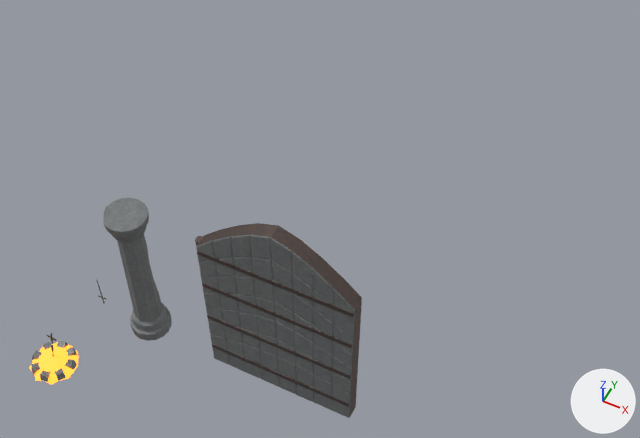
An edit to the Blender file Cave Souls/Assets/_Project/Art/BlenderSource/CaveSouls_DarkFantasy_Assets.blend, drawn before and after from the same camera.
Both versions are drawn from a 50 mm lens placed at (8.9, -10.6, 20.1), pointed at (1.6, 4.0, 1.9). Lighting does not change. The marker at lower right points along +X, +Y and +Z. The older version comes first. Mesh edges are drawn as thin lines on the coarser meshes.

Objects in the first picture: 'DOOR_BossMonumentalGate_LOD0', 'ENV_GothicRuinedPillar_LOD0', 'PROP_CoiledSwordBonfire_LOD0'.
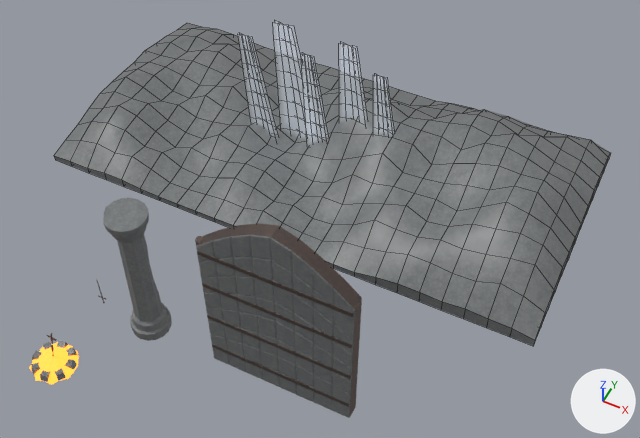
Where the change shows, as pixel boxes [x1, y1, x2, y2] in the pictures (640 x 438 px):
```json
{"object": "ENV_MainMenuCavernDiorama_LOD0", "change": "added", "after": [54, 23, 611, 346]}
{"object": "VFX_CavernGodRaysMesh_LOD0", "change": "added", "after": [238, 20, 395, 146]}
```

Edits to the scene script, one JSON object a line:
```json
{"op": "add", "block": "mat_mat_souls_caverngodrays", "code": ["mat_mat_souls_caverngodrays = principled_material('MAT_Souls_CavernGodRays')", "mat_mat_souls_caverngodrays.base_color = (0.72, 0.78, 0.88)  # white #dde5f1", "mat_mat_souls_caverngodrays.roughness = 1.0", "mat_mat_souls_caverngodrays.alpha = 0.14", "mat_mat_souls_caverngodrays.emission_color = (0.65, 0.72, 0.82)  # pale blue #d3ddea", "mat_mat_souls_caverngodrays.emission_strength = 0.85"]}
{"op": "add", "block": "me_vfx_caverngodraysmesh_lod0_mesh_001", "code": ["me_vfx_caverngodraysmesh_lod0_mesh_001 = bpy.data.meshes.new('VFX_CavernGodRaysMesh_LOD0_Mesh.001')", "me_vfx_caverngodraysmesh_lod0_mesh_001.from_pydata(...)  # 450 vertices, 320 faces; spans x -2.97..2.34, y -0.4..0.52, z 0.0..4.6", "me_vfx_caverngodraysmesh_lod0_mesh_001.polygons.foreach_set('use_smooth', [True] * 320)", "me_vfx_caverngodraysmesh_lod0_mesh_001.materials.append(mat_mat_souls_caverngodrays)  # white #dde5f1, glowing pale blue #d3ddea"]}
{"op": "add", "block": "me_env_mainmenucaverndiorama_lod0_mesh", "code": ["me_env_mainmenucaverndiorama_lod0_mesh = bpy.data.meshes.new('ENV_MainMenuCavernDiorama_LOD0_Mesh')", "me_env_mainmenucaverndiorama_lod0_mesh.from_pydata(...)  # 650 vertices, 648 faces; spans x -8.0..8.0, y -4.0..4.0, z 0.0..2.3", "me_env_mainmenucaverndiorama_lod0_mesh.polygons.foreach_set('use_smooth', [True] * 648)", "me_env_mainmenucaverndiorama_lod0_mesh.materials.append(mat_mat_souls_wetgothicstone)"]}
{"op": "add", "block": "ob_vfx_caverngodraysmesh_lod0", "code": ["ob_vfx_caverngodraysmesh_lod0 = bpy.data.objects.new('VFX_CavernGodRaysMesh_LOD0', me_vfx_caverngodraysmesh_lod0_mesh_001)", "ob_vfx_caverngodraysmesh_lod0.location = (0.0, 8.0, 0.0)"]}
{"op": "add", "block": "ob_env_mainmenucaverndiorama_lod0", "code": ["ob_env_mainmenucaverndiorama_lod0 = bpy.data.objects.new('ENV_MainMenuCavernDiorama_LOD0', me_env_mainmenucaverndiorama_lod0_mesh)", "ob_env_mainmenucaverndiorama_lod0.location = (0.0, 8.0, 0.0)"]}
```
